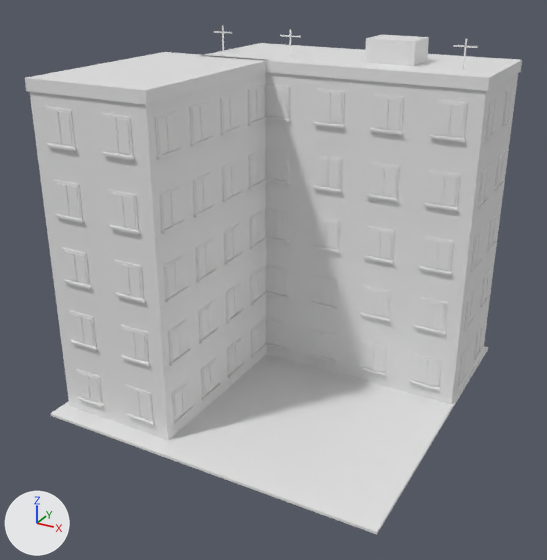
A saved change to the glTF model assets/models/residential_tower.glb.
The view is the same before and after, from a camera (50 mm lens) standing at (7.49, -14.27, 9.74) and looking at (-0.06, -0.54, 2.88). The axes (+X, +Y, +Z) are drawn at lower left. The lights are the same throughout. The first picture is the older version. Where no turn or scale is listed for an object, it has been applied to the vertices. Vertices at exactly the same position are counted once.

The first picture shows 'Residential_tower'.
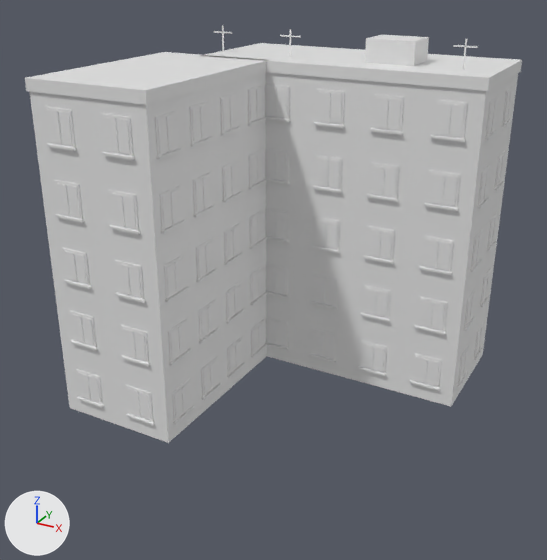
What differs and where, as boxes [x1, y1, x2, y2] in the pictures (547 x 560 px):
'Residential_tower', reshaped (18% shorter): before [25, 26, 522, 535]; after [25, 26, 522, 443]
part 1 of me_residential_tower, deleted: before [51, 346, 488, 535]

Diff of the bpy script that builds the scene:
```diff
--- a/assets/models/residential_tower.glb.py
+++ b/assets/models/residential_tower.glb.py
@@ me_residential_tower @@
 # used by ob_residential_tower; location = (0.0, 0.0, 0.0)
-me_residential_tower.from_pydata(...)  # 4120 vertices, 6180 faces; spans x -3.95..3.97, y -3.95..4.1, z 0.0..8.05
+me_residential_tower.from_pydata(...)  # 4112 vertices, 6168 faces; spans x -3.87..3.97, y -3.57..4.1, z 0.0..8.05
+# me_residential_tower part 1: the loose piece of 8 vertices spanning x -3.95..3.95, y -3.95..3.95, z 0.0..0.06 is deleted
 me_residential_tower.materials.append(mat_unit)
```
